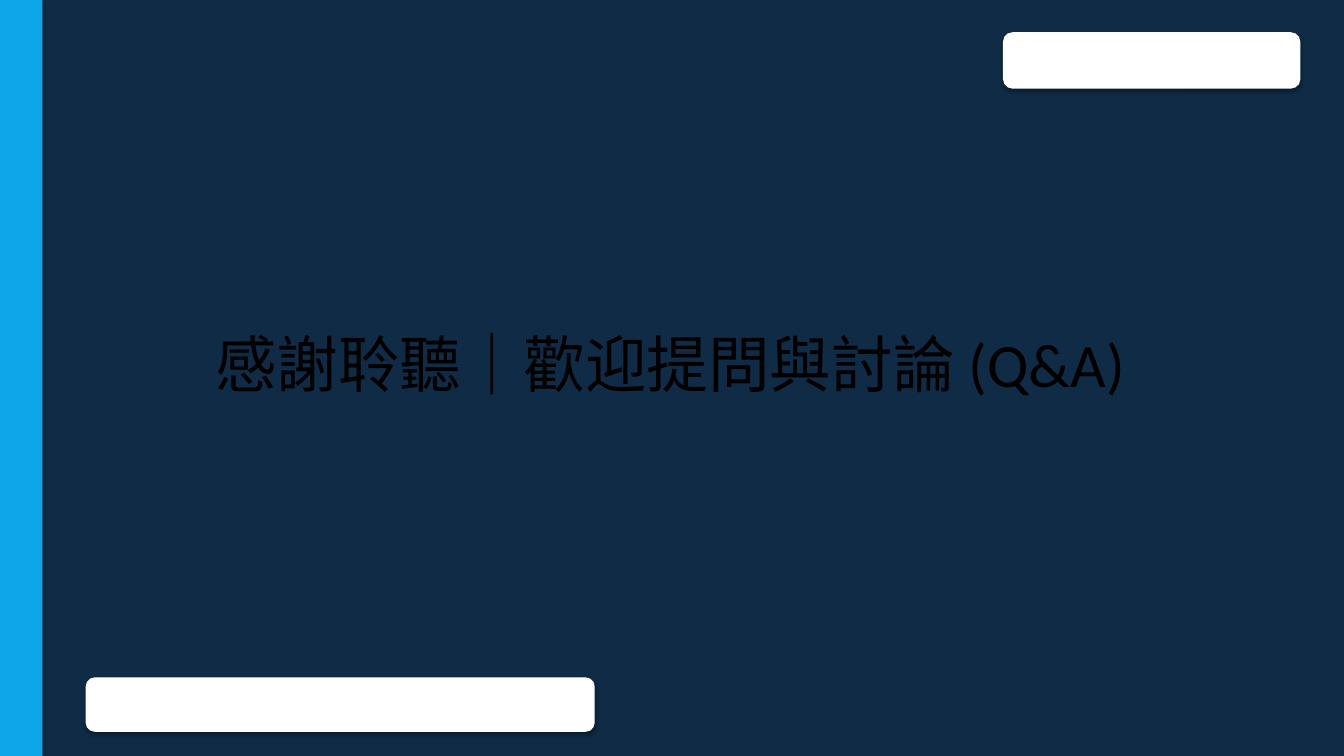
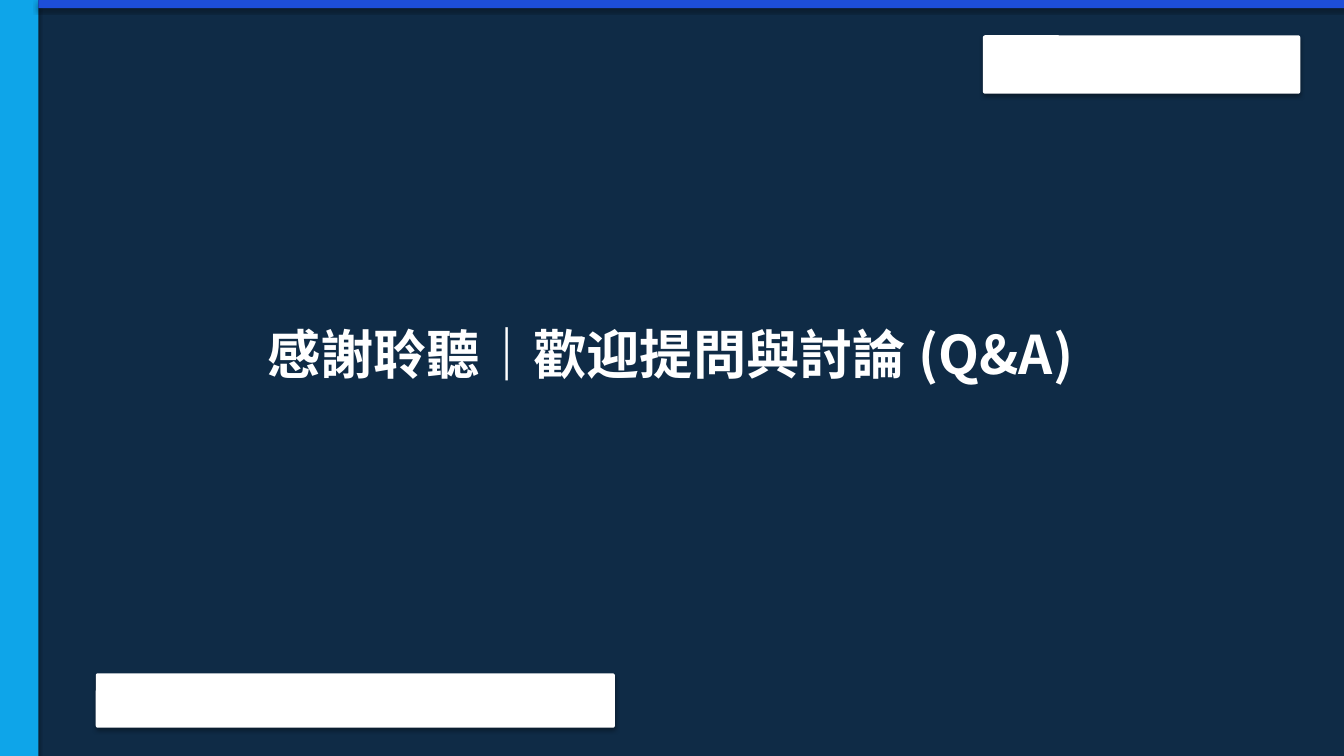
Before and after one commit to roberthsu2003/workflow-productivity, a slide deck: slide 8 of 常見的AI應用/office辦公室應用進階的對齊/pptx/母片大綱動態生成/簡報_母片動態生成示範.pptx. Drawn at 1344x756 pixels with LibreOffice and Linux fonts; fonts in the diff are those of the drawing; background and template pictures are left out. Boxes give left, top, right and bottom in pixels: in the first picture for what was removed or moved away, otherwise in the second. Text is boxed around its words. In the diff, an @@ line names an element or a change of style, - is before the commit and + after.

```diff
--- a/常見的AI應用/office辦公室應用進階的對齊/pptx/母片大綱動態生成/簡報_母片動態生成示範.pptx
+++ b/常見的AI應用/office辦公室應用進階的對齊/pptx/母片大綱動態生成/簡報_母片動態生成示範.pptx
@@ rectangle: place and size @@
-rectangle at [0, 0, 42, 756]
+rectangle at [0, 0, 38, 756]
@@ rectangle added at [38, 0, 1344, 8], fill #1D4ED8 @@
@@ rounded rectangle at [983, 35, 1301, 94]: proportions changed @@
@@ rounded rectangle: place and size @@
-rounded rectangle at [1003, 32, 1301, 89]
+rounded rectangle at [983, 35, 1301, 94]
@@ title "感謝聆聽｜歡迎提問與討論 (Q&A)": place and size @@
-title "感謝聆聽｜歡迎提問與討論 (Q&A)" at [215, 333, 1125, 395]
+title "感謝聆聽｜歡迎提問與討論 (Q&A)" at [267, 327, 1073, 385]
@@ title "感謝聆聽｜歡迎提問與討論 (Q&A)" at [267, 327, 1073, 385]: size 44 to 38 pt, font Calibri to Noto Sans CJK TC, text colour #000000 to #FFFFFF, bold on; more space between paragraphs @@
@@ rounded rectangle: place and size @@
-rounded rectangle at [86, 678, 595, 732]
+rounded rectangle at [96, 674, 615, 728]
@@ rounded rectangle at [96, 674, 615, 728]: proportions changed @@
```
Also in this commit, not shown: 7 other slides changed, 1 other file.
